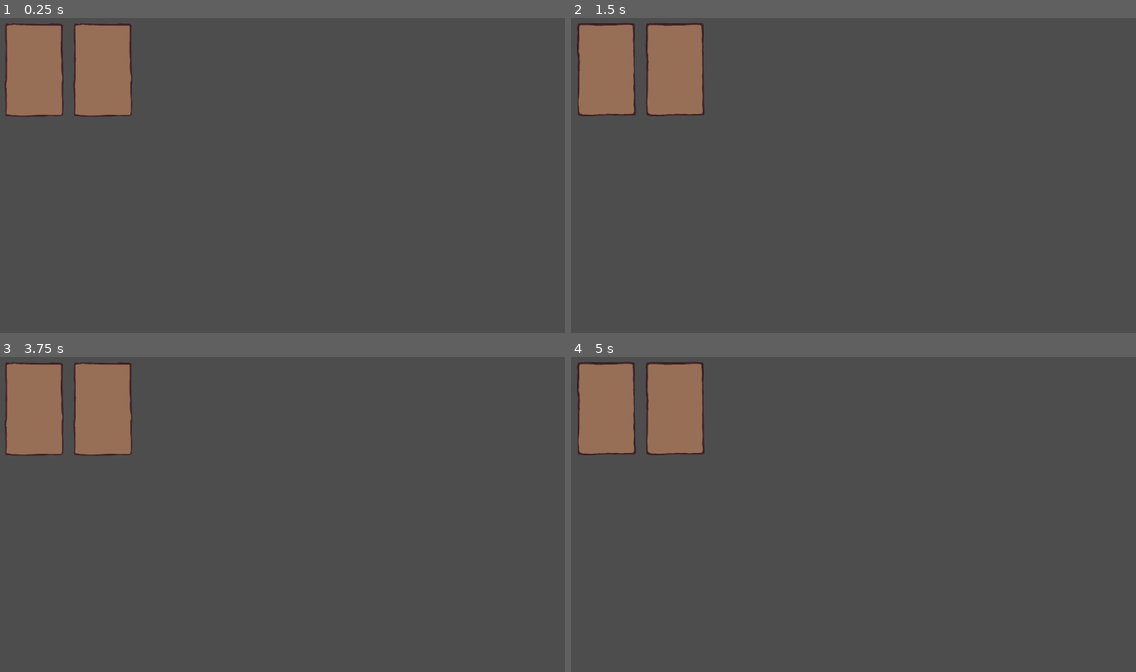
Above: before the commit, frames 1-4 (two rows, left to right).
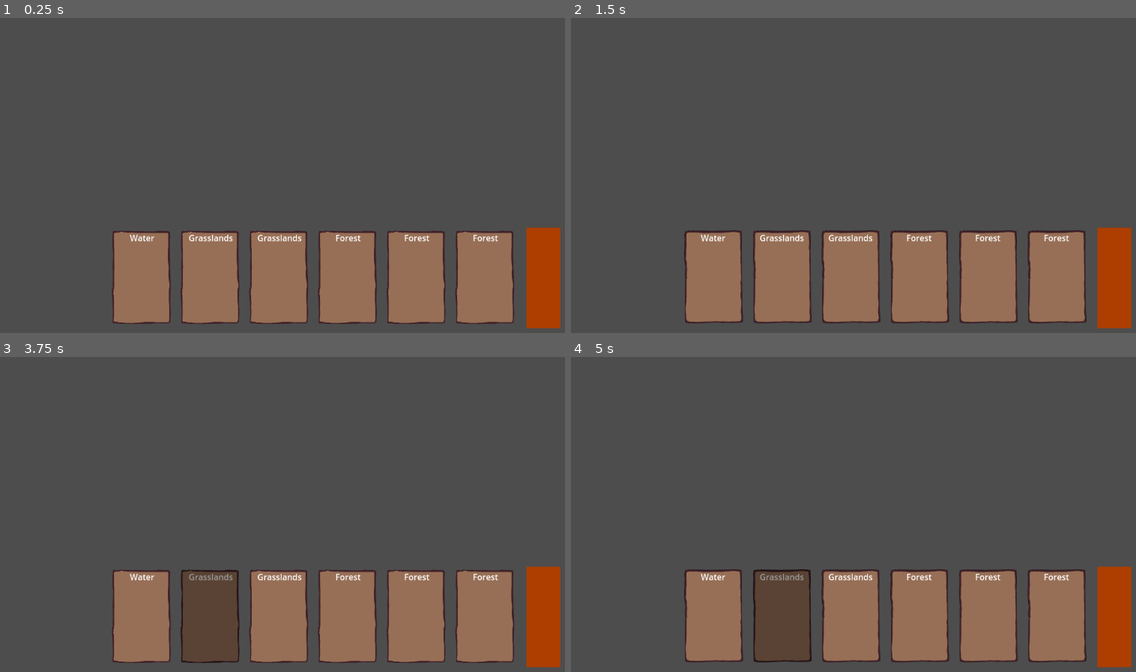
Above: after the commit, the same moments.

Repository: Group05Games/GMTK-Game-Jam-2025
Game: Godot game, scene res://Scenes/UI/CardInventory.tscn
Same seed, same stepped clock (60 frames per second), same inputs: the game is played once before the commit and once after it. This scene is started directly instead of the project's main scene.
Inputs (mouse positions are in pixels of both pictures, inside the frame that each line leads up to):
- Up to frame 1 (0.25 s): no input
- Up to frame 2 (1.5 s): click (1113, 279) at 0.52 s; tap Enter at 1.25 s; move the mouse to (972, 150) at 1.27 s; hold D (Right) from 1.28 s (still down); click (972, 150) at 1.35 s
- Up to frame 3 (3.75 s): tap Space at 2 s; move the mouse to (146, 523) at 2.02 s; release D (Right) at 2.03 s; hold S (Down) 2.03-2.78 s; right-click (146, 523) at 2.1 s; click (146, 523) at 2.17 s; move the mouse to (327, 432) at 2.77 s; hold D (Right) 2.78-3.53 s; tap Mouse wheel down (Scroll_Down) at 2.85 s; click (327, 432) at 2.92 s; tap Enter at 3.5 s; move the mouse to (237, 574) at 3.52 s; hold W (Up) from 3.53 s (still down); tap Mouse wheel up (Scroll_Up) at 3.6 s; click (237, 574) at 3.67 s
- Up to frame 4 (5 s): tap Space at 4.25 s; move the mouse to (1017, 555) at 4.27 s; release W (Up) at 4.28 s; hold A (Left) from 4.28 s (still down); click (1017, 555) at 4.35 s

The runs differ from the first frame. In frame 1, 26% of the frame differs, in the area x 0-100%, y 1-99%; in frame 2, 26%; in frame 3, 26%; in frame 4, 26%.

Commit message:
Card selecting

Diff:
--- a/new-game-project/Scenes/UI/Card.tscn
+++ b/new-game-project/Scenes/UI/Card.tscn
@@ -33,8 +33,8 @@
 anchor_bottom = 1.0
 offset_left = 1.0
 offset_top = -1.0
-offset_right = 1.0
-offset_bottom = -1.0
+offset_right = -1023.0
+offset_bottom = -457.0
 grow_horizontal = 2
 grow_vertical = 2
 script = ExtResource("1_jt28g")
@@ -44,9 +44,19 @@
 layout_mode = 1
 offset_right = 128.0
 offset_bottom = 192.0
+mouse_filter = 2
 
 [node name="AnimatedSprite2D" type="AnimatedSprite2D" parent="Panel"]
 position = Vector2(64, 96)
 sprite_frames = SubResource("SpriteFrames_c8xoj")
 autoplay = "default"
 frame_progress = 0.66313
+
+[node name="Label" type="Label" parent="Panel"]
+layout_mode = 0
+offset_top = 8.0
+offset_right = 128.0
+offset_bottom = 57.0
+text = "Card Type
+"
+horizontal_alignment = 1
--- a/new-game-project/Scenes/UI/CardInventory.tscn
+++ b/new-game-project/Scenes/UI/CardInventory.tscn
@@ -1,20 +1,35 @@
-[gd_scene load_steps=2 format=3 uid="uid://bv6uhffrlkvbr"]
+[gd_scene load_steps=4 format=3 uid="uid://bv6uhffrlkvbr"]
 
-[ext_resource type="PackedScene" uid="uid://cukdt63uh2kt4" path="res://Scenes/UI/Card.tscn" id="1_xtco3"]
+[ext_resource type="Script" uid="uid://3gk4tqhim4hh" path="res://Scenes/UI/card_inventory.gd" id="1_sb24l"]
+[ext_resource type="StyleBox" uid="uid://blqm8dsm528q1" path="res://Scenes/UI/DeselectStyle.tres" id="2_sb24l"]
+
+[sub_resource type="Theme" id="Theme_xtco3"]
+Button/styles/focus = ExtResource("2_sb24l")
+Button/styles/normal = ExtResource("2_sb24l")
 
 [node name="CardSelectMenu" type="Control"]
 layout_mode = 3
-anchors_preset = 0
+anchor_left = 0.0130208
+anchor_top = 0.679012
+anchor_right = 0.990451
+anchor_bottom = 0.975309
+grow_horizontal = 2
+grow_vertical = 0
+script = ExtResource("1_sb24l")
+metadata/_edit_use_anchors_ = true
 
 [node name="HBoxContainer" type="HBoxContainer" parent="."]
-layout_mode = 0
-offset_left = 67.0
-offset_top = 42.0
-offset_right = 327.0
-offset_bottom = 298.0
+layout_mode = 1
+anchors_preset = -1
+anchor_right = 0.92984
+anchor_bottom = 1.0
+alignment = 2
+metadata/_edit_use_anchors_ = true
 
-[node name="Card" parent="HBoxContainer" instance=ExtResource("1_xtco3")]
+[node name="DeselectCard" type="Button" parent="."]
 layout_mode = 2
-
-[node name="Card2" parent="HBoxContainer" instance=ExtResource("1_xtco3")]
-layout_mode = 2
+anchor_left = 0.941385
+anchor_right = 0.999112
+anchor_bottom = 1.00521
+theme = SubResource("Theme_xtco3")
+metadata/_edit_use_anchors_ = true
--- /dev/null
+++ b/new-game-project/Scenes/UI/DeselectStyle.tres
@@ -0,0 +1,4 @@
+[gd_resource type="StyleBoxFlat" format=3 uid="uid://blqm8dsm528q1"]
+
+[resource]
+bg_color = Color(0.679797, 0.242092, 0, 1)
--- a/new-game-project/Scenes/UI/card.gd
+++ b/new-game-project/Scenes/UI/card.gd
@@ -1 +1,12 @@
 extends Control
+
+@export var card_type = "0"
+
+func _ready():
+	pass
+
+func set_type(type: String) -> void:
+	self.card_type = type;
+	name = GlobalSettings.TileDictionary[type]["Name"]
+	var label = get_child(0).get_child(1) as Label
+	label.text = name
--- /dev/null
+++ b/new-game-project/Scenes/UI/card_inventory.gd
@@ -0,0 +1,94 @@
+extends Control
+
+# Card Type: Count
+var cardsInventory: Dictionary
+
+# A reference to your Card scene file. Preloading is efficient.
+@onready var card_scene = preload("res://Scenes/UI/Card.tscn")
+
+var selected_card_instance_id = 0
+
+# Contains all the card objects
+var container: HBoxContainer
+
+func _ready():
+	# Init card inventory
+	for i in range(10):
+		cardsInventory[str(i)] = 0
+
+	container = self.get_child(0)
+	self.get_child(1).gui_input.connect(on_deselect)
+
+	for i in range(container.get_child_count()):
+		print("Loop child " + str(i))
+		container.get_child(i).gui_input.connect(on_mouse_pressed.bind(container.get_child(i).get_instance_id()))
+
+	add_card("1", 1)
+	add_card("0", 2)
+	add_card("1", 1)
+	add_card("3", 1)
+	add_card("1", 1)
+
+
+# Add or remove cards to the inventory
+func add_card(type: String, amount: int) -> void:
+	cardsInventory[type] += amount
+
+	# Remove up to #amount cards
+	if amount < 0:
+		var to_remove = [];
+		for card in container.get_children():
+			if card.card_type == type:
+				to_remove.append(card)
+		for i in range(min(-1 * amount, to_remove.size())):
+			container.remove_child(to_remove[i])
+		return
+
+	# Add #amount cards
+	# Find an alike card (if any) to insert similar cards next to
+	var insert = 0
+	for i in range(container.get_child_count()):
+		if container.get_child(i).card_type == type:
+			insert = i
+			break
+
+	# Insert the cards
+	for i in range(amount):
+		var card = card_scene.instantiate()
+		card.set_type(type)
+		card.gui_input.connect(on_mouse_pressed.bind(card.get_instance_id()))
+		container.add_child(card)
+		container.move_child(card, insert)
+
+func on_mouse_pressed(event: InputEvent, instance_id: int) -> void:
+	if event is not InputEventMouseButton:
+		return
+
+	if event.button_index != MOUSE_BUTTON_LEFT or not event.pressed:
+		return
+
+	var card = instance_from_id(instance_id)
+	print("CARD WAS PRESSED (TYPE): " + card.card_type)
+	select_card(instance_id)
+	#add_card(card.card_type, -1)
+
+func on_deselect(event: InputEvent) -> void:
+	if event is not InputEventMouseButton:
+		return
+
+	if event.button_index != MOUSE_BUTTON_LEFT or not event.pressed:
+		return
+
+	print("DESELECT CARD")
+	select_card(0)
+
+func select_card(instance_id: int) -> void:
+	if self.selected_card_instance_id != 0:
+		var previously_selected = instance_from_id(self.selected_card_instance_id) as Control
+		previously_selected.modulate = Color("ffffffff")
+
+	self.selected_card_instance_id = instance_id
+
+	var selected = instance_from_id(self.selected_card_instance_id)
+	if selected:
+		selected.modulate = Color("999999ff")
Not shown, added: new-game-project/Scenes/UI/card_inventory.gd.uid
